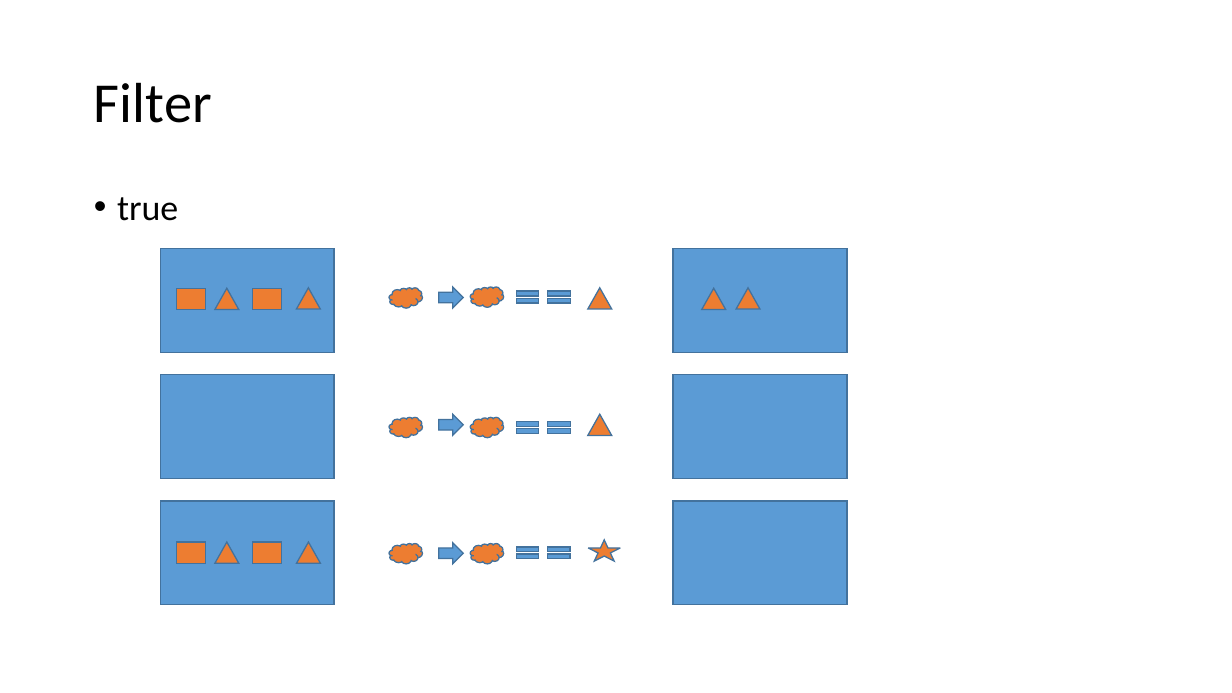
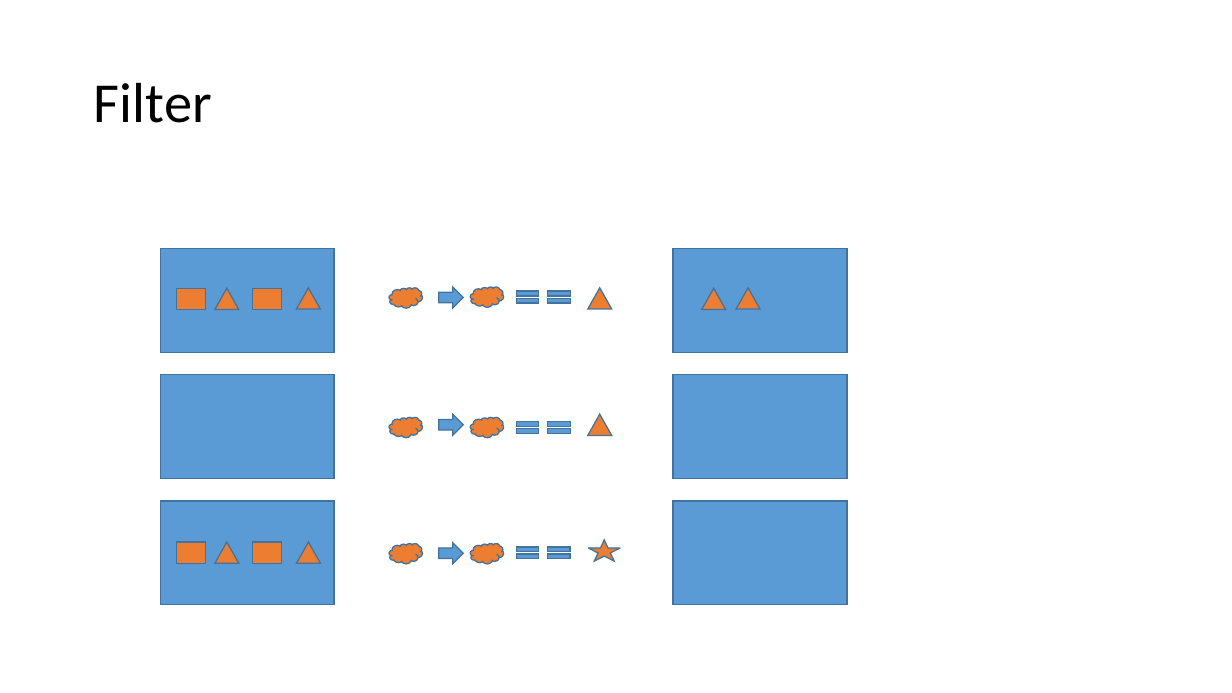
Before and after one commit to morotsman/lecture_functional_programming, a slide deck: slide 3 of lodash/List.pptx. Drawn at 1232x693 pixels with LibreOffice and Linux fonts; fonts in the diff are those of the drawing. Boxes give left, top, right and bottom in pixels: in the first picture for what was removed or moved away, otherwise in the second. Text is boxed around its words. In the diff, an @@ line names an element or a change of style, - is before the commit and + after.

```diff
--- a/lodash/List.pptx
+++ b/lodash/List.pptx
@@ text removed at (117,197,178,221) @@
-• true
```
Also in this commit, not shown: 6 slides added.
